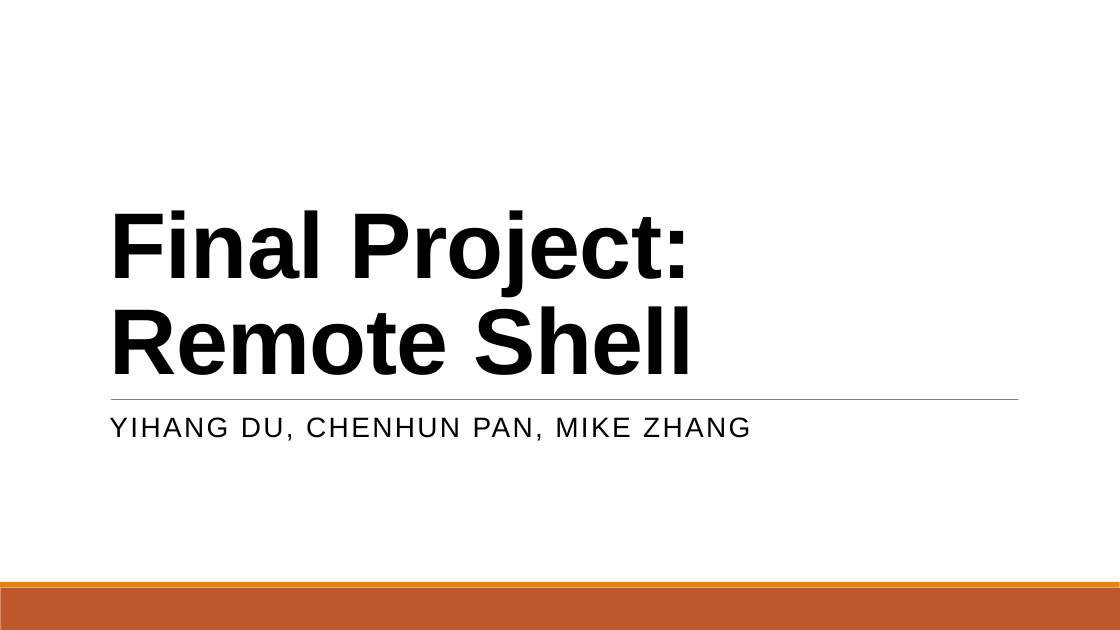
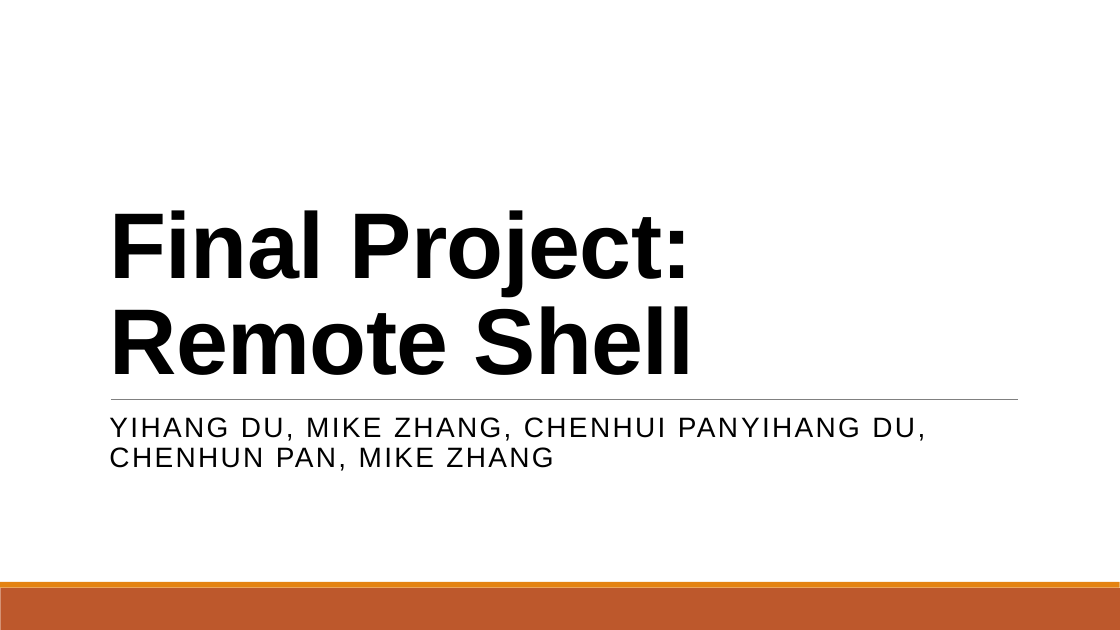
Before and after one commit to panchenhui/Remote-Shell, a slide deck: slide 1 of Final Project Presentation.pptx. Drawn at 1120x630 pixels with LibreOffice and Linux fonts; fonts in the diff are those of the drawing. Boxes give left, top, right and bottom in pixels: in the first picture for what was removed or moved away, otherwise in the second. Text is boxed around its words. In the diff, an @@ line names an element or a change of style, - is before the commit and + after.

```diff
--- a/Final Project Presentation.pptx
+++ b/Final Project Presentation.pptx
@@ subtitle at [109, 417, 925, 471]: text changed @@
-YIHANG DU, CHENHUN PAN, MIKE ZHANG
+YIHANG DU, MIKE ZHANG, CHENHUI PANYIHANG DU, CHENHUN PAN, MIKE ZHANG
```
Also in this commit, not shown: 1 other file.
